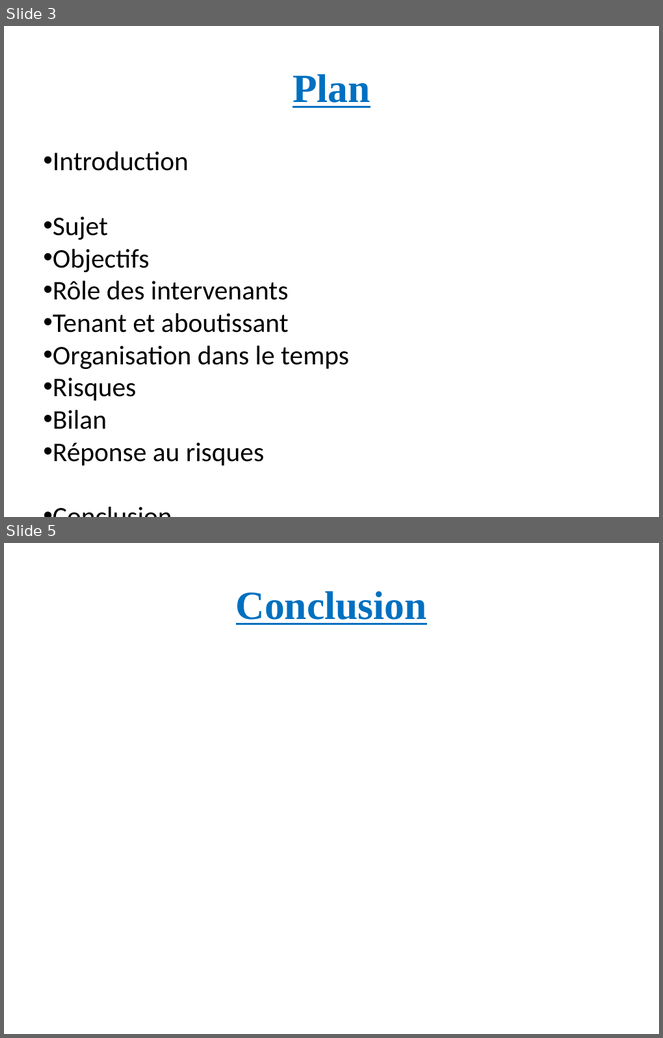
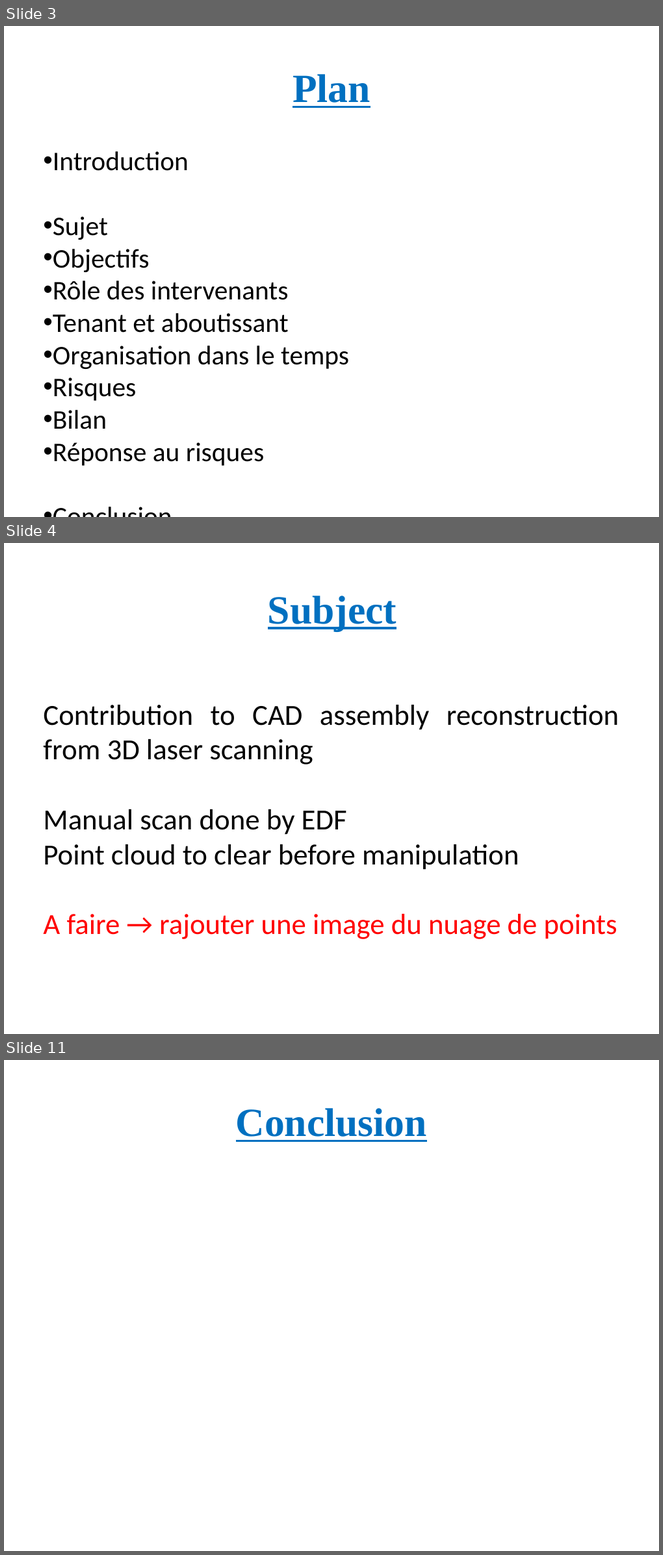
Before and after one commit to Mric26/M2-S1, a slide deck: Projet/Presentation.pptx. Shown one above the other, each under a label of ours: slides 3 and 5 before the commit, slides 3, 4 and 11 after it; the slides between them are not shown. The pictures are 663x1038 and 663x1555 pixels, drawn with LibreOffice and Linux fonts; fonts in the diff are those of the drawing. Boxes give left, top, right and bottom in pixels: in the first picture for what was removed or moved away, otherwise in the second. Text is boxed around its words. In the diff, an @@ line names an element or a change of style, - is before the commit and + after.

```diff
--- a/Projet/Presentation.pptx
+++ b/Projet/Presentation.pptx
@@ slide 4 added at <box>4,543,659,1034</box>, background #FFFFFF @@
@@ title added at <box>268,596,397,631</box>, 44 pt, text #0070C0, bold, underline @@
+Subject
@@ text added at <box>43,705,619,939</box>, 32 pt, text #000000 @@
+Contribution to CAD assembly reconstruction from 3D laser scanning
+Manual scan done by EDF
+Point cloud to clear before manipulation
+A faire → rajouter une image du nuage de points
@@ what was slide 5 is now slide 11 @@
```
Also in this commit, not shown: 1 slide changed, 6 other slides added, 1 slide removed, 9 other files.
